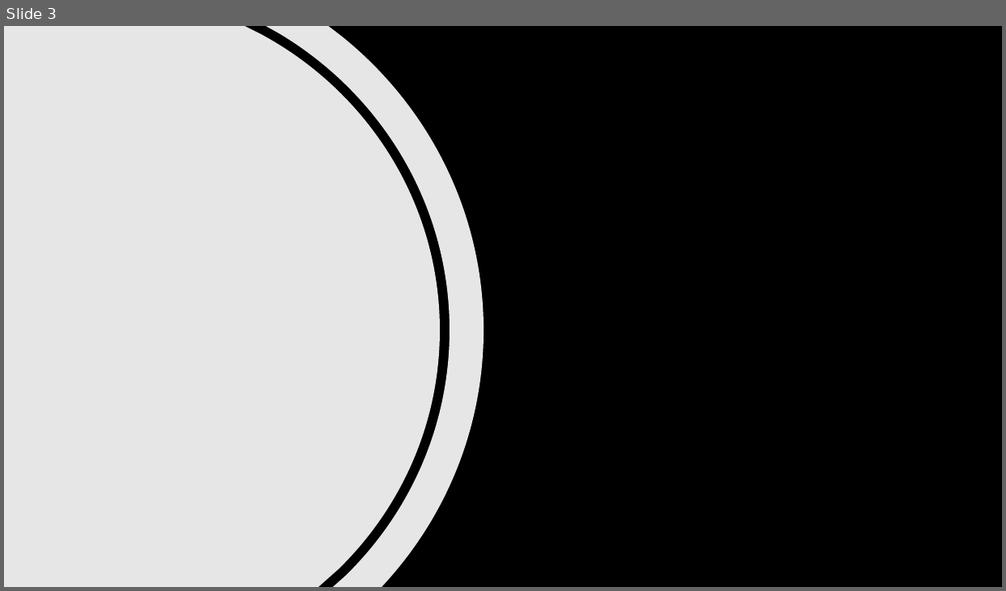
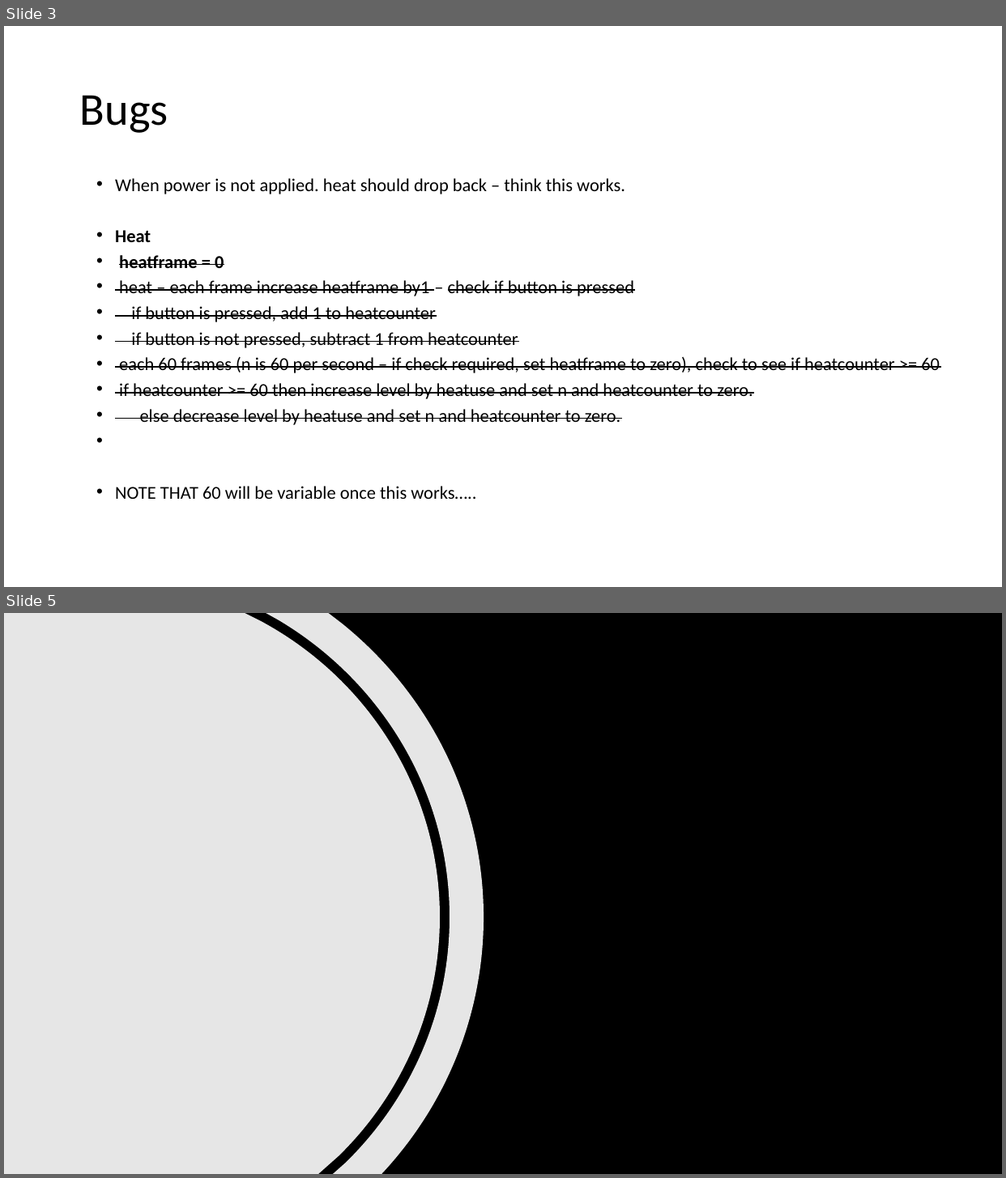
Before and after one commit to alshapton/Skyrokit, a slide deck: notes.pptx. Shown one above the other, each under a label of ours: slide 3 before the commit, slides 3 and 5 after it; the slides between them are not shown. The pictures are 1006x591 and 1006x1178 pixels, drawn with LibreOffice and Linux fonts; fonts in the diff are those of the drawing. Boxes give left, top, right and bottom in pixels: in the first picture for what was removed or moved away, otherwise in the second. Text is boxed around its words. In the diff, an @@ line names an element or a change of style, - is before the commit and + after.

Commit message:
Added launchpad and corrected heat issue

```diff
--- a/notes.pptx
+++ b/notes.pptx
@@ slide 3 added at box(4, 26, 1002, 587), background #FFFFFF @@
@@ title added at box(80, 95, 168, 133), 44 pt, text #000000 @@
+Bugs
@@ text added at box(115, 178, 940, 499), 17.5 pt, text #000000, strikethrough @@
+• When power is not applied. heat should drop back – think this works.
+• Heat
+• heatframe = 0
+• heat – each frame increase heatframe by1 – check if button is pressed
+• if button is pressed, add 1 to heatcounter
+• if button is not pressed, subtract 1 from heatcounter
+• each 60 frames (n is 60 per second – if check required, set heatframe to zero), check to see if heatcounter >= 60
+• if heatcounter >= 60 then increase level by heatuse and set n and heatcounter to zero.
+• else decrease level by heatuse and set n and heatcounter to zero.
+• NOTE THAT 60 will be variable once this works…..
@@ what was slide 3 is now slide 5 @@
```
Also in this commit, not shown: 1 slide changed, 2 other slides added, 1 slide removed, 4 other files.
